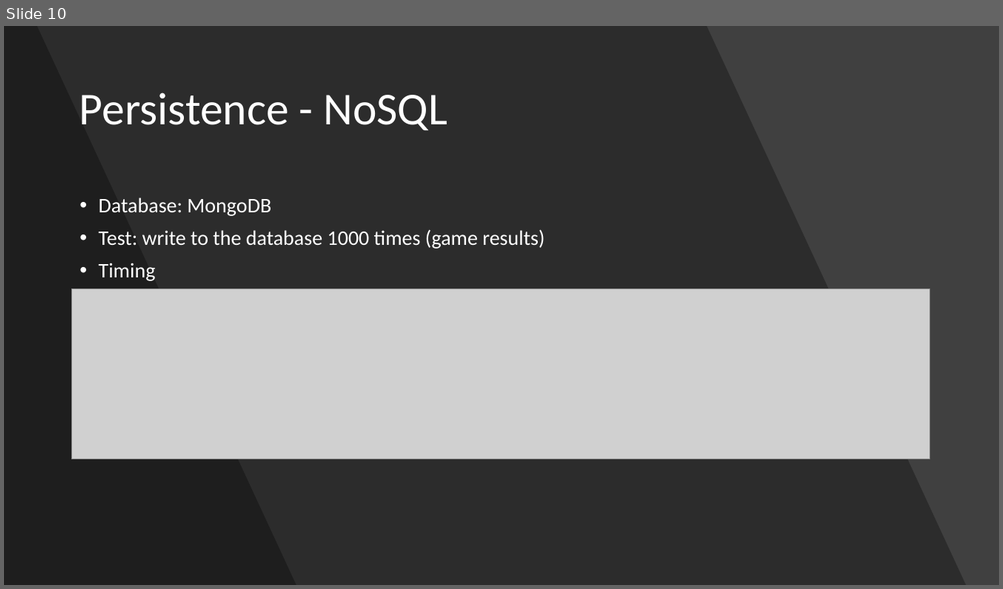
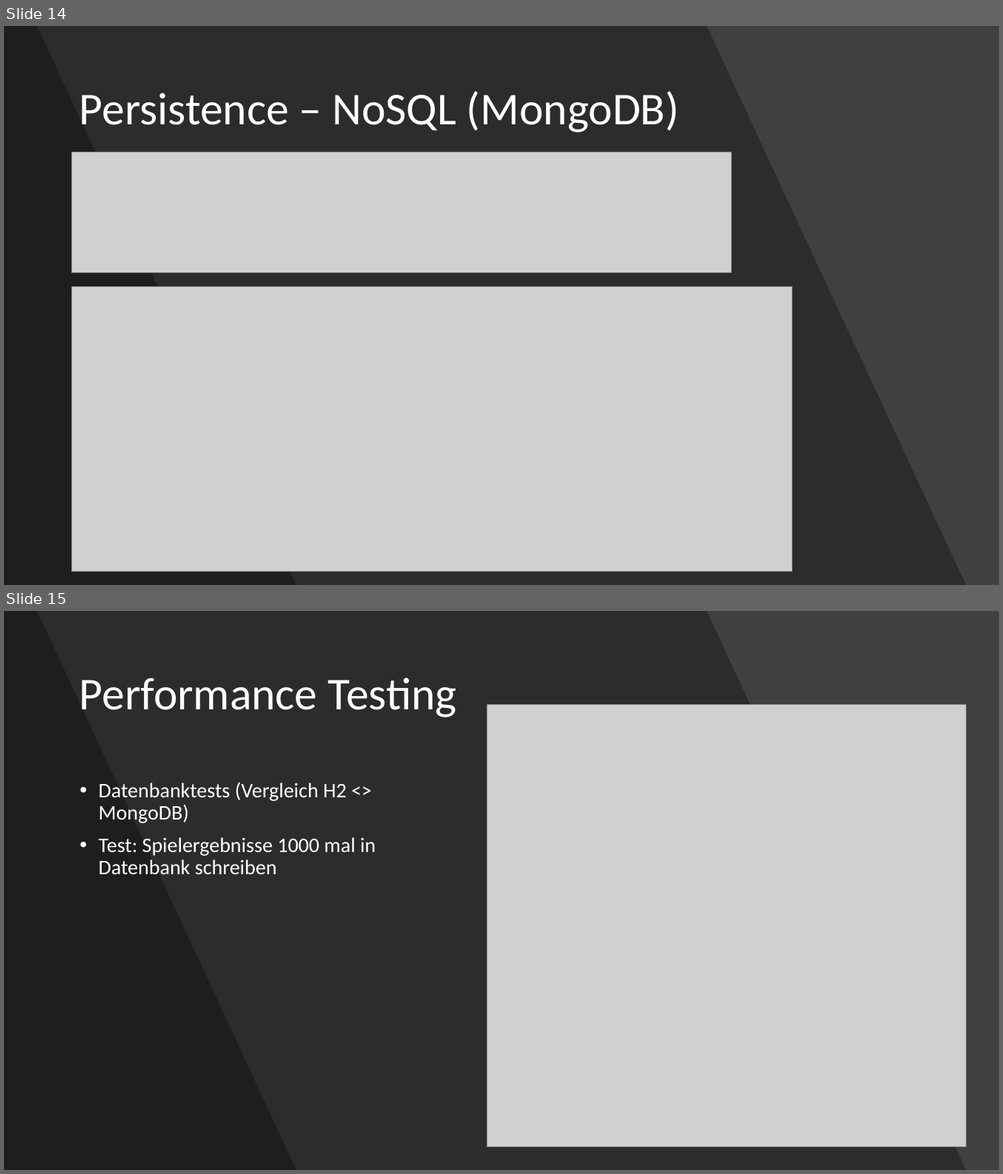
Before and after one commit to webbureaucrat/learn-duel, a slide deck: swar_learn_duel.pptx. Shown one above the other, each under a label of ours: slide 10 before the commit, slides 14 and 15 after it. The pictures are 1003x589 and 1003x1174 pixels, drawn with LibreOffice and Linux fonts; fonts in the diff are those of the drawing; grey boxes stand for pictures. Boxes give left, top, right and bottom in pixels: in the first picture for what was removed or moved away, otherwise in the second. Text is boxed around its words. In the diff, an @@ line names an element or a change of style, - is before the commit and + after.

```diff
--- a/swar_learn_duel.pptx
+++ b/swar_learn_duel.pptx
@@ slide 15 added at <box>4,611,999,1170</box>, background #404040 @@
@@ freeform shape added at <box>4,611,966,1170</box>, fill #000000 at 30% opacity @@
@@ freeform shape added at <box>4,611,296,1170</box>, fill #000000 at 30% opacity @@
@@ title added at <box>79,678,456,718</box>, 44 pt, text #FFFFFF @@
+Performance Testing
@@ picture added at <box>486,705,966,1147</box> @@
@@ text added at <box>99,782,375,874</box>, 20 pt, text #FFFFFF @@
+• Datenbanktests (Vergleich H2 <> MongoDB)
+• Test: Spielergebnisse 1000 mal in Datenbank schreiben
@@ what was slide 10 is now slide 14 @@
@@ slide 14 changed as well @@
@@ title at <box>79,91,679,133</box>: text changed @@
-Persistence - NoSQL
+Persistence – NoSQL (MongoDB)
@@ picture added at <box>72,152,731,273</box> @@
@@ text removed at <box>99,198,544,281</box> @@
-• Database: MongoDB
-• Test: write to the database 1000 times (game results)
-• Timing
@@ picture: place and size @@
-picture at <box>72,289,930,460</box>
+picture at <box>72,287,792,572</box>
```
Also in this commit, not shown: 8 other slides changed, 10 other slides added, 2 slides removed.
